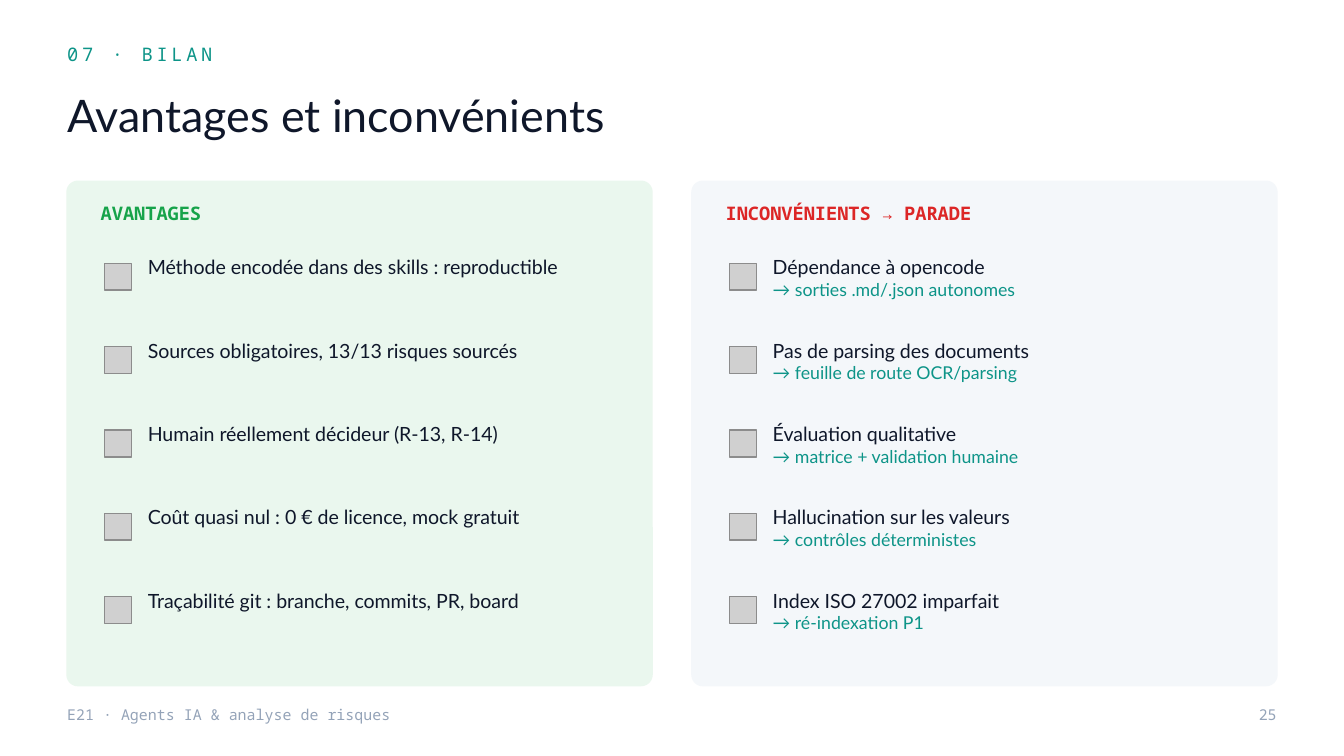
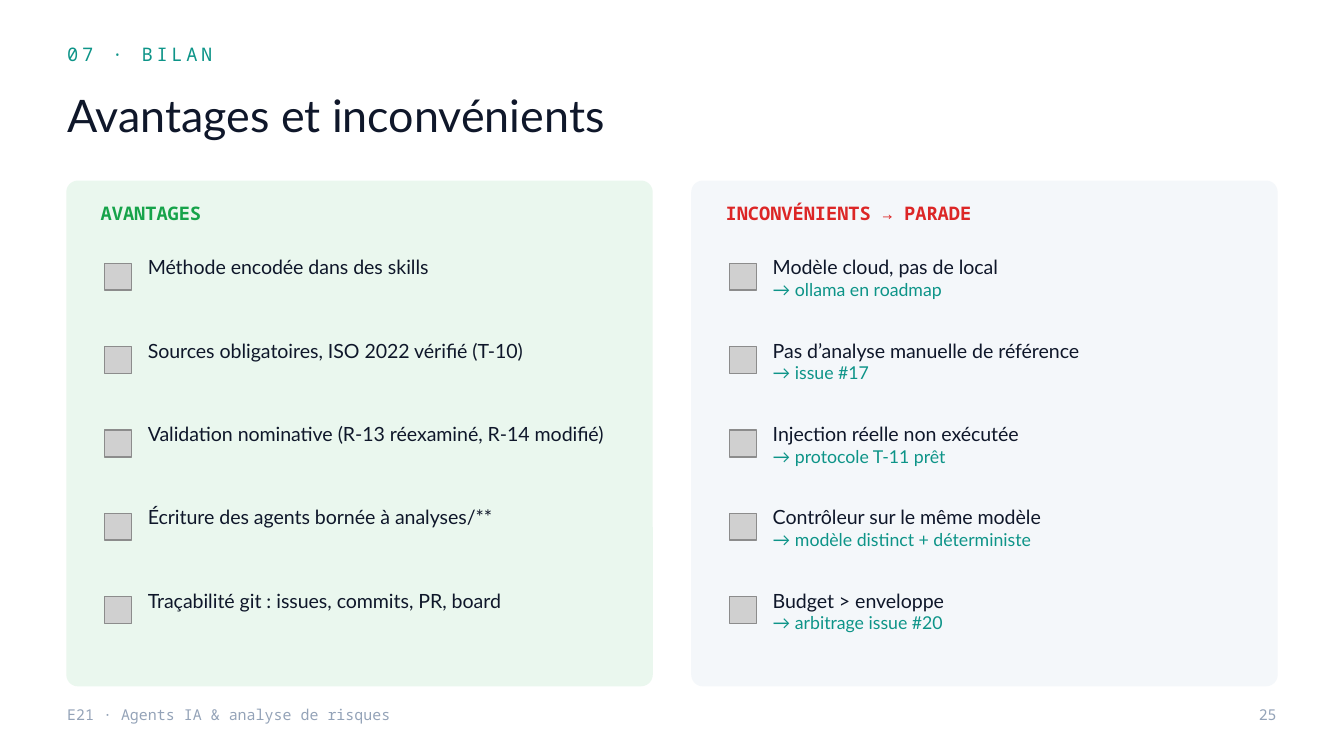
Before and after one commit to MelvinBzh/management_de_la_securite, a slide deck: slide 25 of soutenance/Soutenance_E21_Agents_IA.pptx. Drawn at 1344x756 pixels with LibreOffice and Linux fonts; fonts in the diff are those of the drawing; grey boxes stand for pictures. Boxes give left, top, right and bottom in pixels: in the first picture for what was removed or moved away, otherwise in the second. Text is boxed around its words. In the diff, an @@ line names an element or a change of style, - is before the commit and + after.

```diff
--- a/soutenance/Soutenance_E21_Agents_IA.pptx
+++ b/soutenance/Soutenance_E21_Agents_IA.pptx
@@ text at (148,259,429,274): text changed @@
-Méthode encodée dans des skills : reproductible
+Méthode encodée dans des skills
@@ text at (773,259,998,299): text changed; size 9.5 to 10.5 pt; text colour #0D9488 to #0F172A @@
-Dépendance à opencode
-→ sorties .md/.json autonomes
+Modèle cloud, pas de local
+→ ollama en roadmap
@@ text at (148,343,523,362): text changed @@
-Sources obligatoires, 13/13 risques sourcés
+Sources obligatoires, ISO 2022 vérifié (T-10)
@@ text at (773,343,1079,379): text changed; size 9.5 to 10.5 pt; text colour #0D9488 to #0F172A @@
-Pas de parsing des documents
-→ feuille de route OCR/parsing
+Pas d’analyse manuelle de référence
+→ issue #17
@@ text at (148,426,604,444): text changed @@
-Humain réellement décideur (R-13, R-14)
+Validation nominative (R-13 réexaminé, R-14 modifié)
@@ text at (773,426,1018,466): text changed; size 9.5 to 10.5 pt; text colour #0D9488 to #0F172A @@
-Évaluation qualitative
-→ matrice + validation humaine
+Injection réelle non exécutée
+→ protocole T-11 prêt
@@ text at (148,508,492,528): text changed @@
-Coût quasi nul : 0 € de licence, mock gratuit
+Écriture des agents bornée à analyses/**
@@ text at (773,509,1041,546): text changed; size 10.5 to 9.5 pt; text colour #0F172A to #0D9488 @@
-Hallucination sur les valeurs
-→ contrôles déterministes
+Contrôleur sur le même modèle
+→ modèle distinct + déterministe
@@ text at (148,593,501,612): text changed @@
-Traçabilité git : branche, commits, PR, board
+Traçabilité git : issues, commits, PR, board
@@ text at (773,593,944,633): text changed; size 10.5 to 9.5 pt; text colour #0F172A to #0D9488 @@
-Index ISO 27002 imparfait
-→ ré-indexation P1
+Budget > enveloppe
+→ arbitrage issue #20
```
Also in this commit, not shown: 20 other slides changed, 1 slide added, 1 slide removed.
